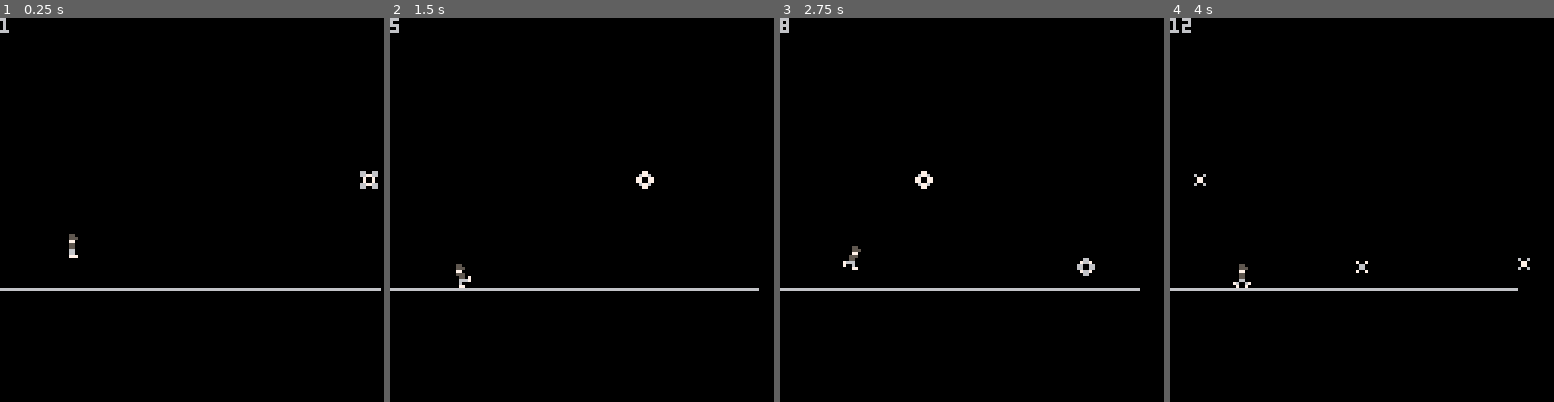
Above: before the commit, frames 1-4 (left to right).
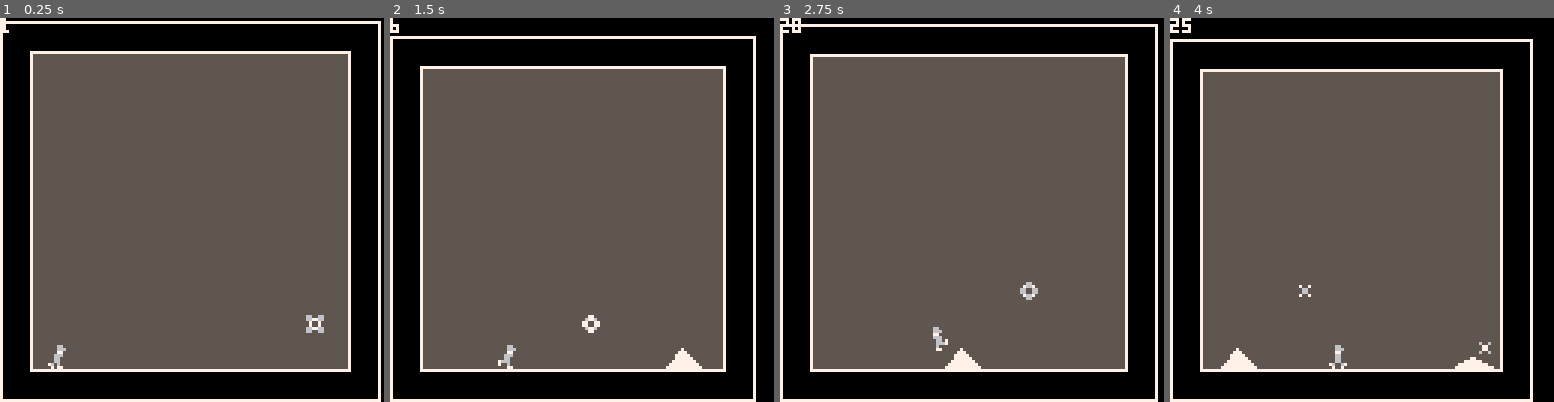
Above: after the commit, the same moments.

Repository: oct2pus/Cubed
Game: PICO-8 cartridge leapoffaith.p8
Two runs of this game, one before a commit and one after it. Both use one fixed random seed, a clock stepped at 60 frames per second and the inputs below.
Inputs:
- Up to frame 1 (0.25 s): no input
- Up to frame 2 (1.5 s): tap O (Z key) at 0.7 s
- Up to frame 3 (2.75 s): tap O (Z key) at 1.7, 2.1, 2.5 s
- Up to frame 4 (4 s): tap O (Z key) at 2.9, 3.3, 3.7 s

The runs differ from the first frame. In frame 1, 73% of the frame differs, in the area x 0-100%, y 0-100%; in frame 2, 67%; in frame 3, 72%; in frame 4, 65%.

Commit message:
spikes, they sure exist

Diff:
--- a/leapoffaith.p8
+++ b/leapoffaith.p8
@@ -2,9 +2,24 @@
 version 16
 __lua__
 function _init()
+	back = {}     // i decided this would be way less confusing
+		back.x = 0   // if i just like, retroactively add a wall behind you
+		back.y = 117 // but didnt call it 'screen.x2' or try and rename all screen.x)
+	screen = {}
+		screen.x = 117
+		screen.y = 0
+	floor = {}
+		floor.y = 117
+	z = {}
+		z.frame = 0
+		z.speed = -4
+		z.decay = 0
+	x = {}
+		x.frame = 0
+  result = false
 	player = {}
-		player.x = 20
-		player.y = 70
+		player.x = 10
+		player.y = 110
 		player.x_speed = 0
 		player.y_speed = 0
 		player.x_velocity = 0
@@ -12,22 +27,11 @@
 		player.sprite = 1
 		player.sprite_max = 7
 		player.sprite_min = 4
-    player.aligned = 20
+    player.aligned = screen.x-60
     player.floored = false
 	counter = 0
-	screen = {}
-		screen.x = 127
-		screen.y = 127
-	floor = {}
-		floor.y = 90
-	z = {}
-		z.frame = 0
-		z.speed = -4
-		z.decay = 0
-	x = {}
-		x.frame = 0
-  result = false
  orbs = {}
+	spikes = {}
  score = 0
 end
 
@@ -39,13 +43,52 @@
  gravity_player()
  create_orbs()
  move_orbs()
+ create_spikes()
+ move_spikes()
+ collide_spikes_player()
  collide_orbs_player()
  shrink_screen()
 end
 
+function create_spikes()
+	// orbs contents
+	// 1 left x value
+	//	2 left y value
+	// 3 middle x value
+	// 4 middle y value
+	// 5 right x value
+	// 6 right y value
+	local x2, x3, y2
+	x2 = (screen.x-1)+(rnd(6)+2)
+	x3 = x2+(rnd(6)+2)
+	y2 = (floor.y-1)-(rnd(6)+1)
+	if counter % 80 == 25 then
+		add(spikes, {screen.x-1, floor.y-1, x2, y2, x3, floor.y-1})
+	end
+end
+
+function move_spikes()
+	for spike in all(spikes) do
+		if spike[5] < back.x+11 then
+			del(spikes, spike)
+		else
+			spike[1] -= 1
+			spike[3] -= 1
+			spike[5] -= 1
+		end
+	end
+end
+
+function collide_spikes_player()
+end
+
 function shrink_screen()
-	if counter % 10 == 4 then
+	if counter % 8 == 4 then
 	 screen.x -= 1
+	 screen.y += 1
+	 if player.aligned > 10 then
+	 	player.aligned = screen.x-60
+	 end
 	 score += 1
 	end
 end
@@ -58,13 +101,13 @@
 	// 4 x
 	// 5 y
 	if counter % 60 == 0 then
-		add(orbs, {16, 16, 23, screen.x, rnd(40)+42})
+		add(orbs, {16, 16, 23, screen.x-8, rnd(30)+80})
 	end
 end
 
 function move_orbs()
 	for orb in all(orbs) do
-		if orb[4] < 0 then
+		if orb[4] < back.x+10 then
 			del(orbs, orb)
 		else
 			orb[4] -= 1
@@ -79,11 +122,14 @@
 		if collision(hitbox, hitorb) then
 			del(orbs, orb)
 			score += 10
-		 if screen.x > 98 then
-		 	screen.x = 127
+		 if screen.x > 88 then
+		 	screen.x = 117
+		 	screen.y = 0
 		 else
 		 	screen.x += 30
+		 	screen.y -= 30
 		 end
+		 player.aligned = screen.x-60
 		end
 	end
 end
@@ -110,10 +156,12 @@
 function move_player()
 	// align player with 'middle'
 	if player.y == floor.y-8 and player.x != player.aligned then
-		if player.x > player.aligned then
-			player.x_speed = -1
-		else
-			player.x_speed = 1
+		if counter % 3 == 0 then
+			if player.x > player.aligned then
+				player.x_speed = -1
+			else
+				player.x_speed = 1
+			end
 		end
 	else
 		player.x_speed = 0
@@ -143,15 +191,59 @@
 	end
 end
 
+//
 // visuals
+//
 
 function _draw()
 	counter += 1
 	cls()
-	draw_player()
+	draw_sky()
 	draw_floor()
 	draw_orbs()
+	draw_spikes()
+	draw_player()
 	draw_debug()
+end
+
+function draw_spikes()
+	local y = 0
+	for spike in all(spikes) do
+		y = spike[4]
+		if spike[3] > screen.x then
+			repeat
+				line(spike[1], spike[2], screen.x-1, y)
+				y += 1
+			until y >	floor.y
+		elseif spike[5] > screen.x then
+			repeat
+			 line(spike[1], spike[2], spike[3], y)
+			 line(spike[3], y, screen.x-1, spike[6])
+			 y += 1
+		 until y > floor.y
+		elseif spike[1] < back.x+10 and spike[3] > back.x+10 then
+		 repeat
+			 line(back.x+11, spike[2], spike[3], y)
+			 line(spike[3], y, spike[5], spike[6])
+		  y += 1
+			until y > floor.y
+		elseif spike[3] < back.x+10 and spike[5] > back.x+10 then
+			repeat
+				line(back.x+11, y, spike[5], spike[6])
+			 y += 1
+			until y > floor.y
+		else
+	  repeat
+			 line(spike[1], spike[2], spike[3], y)
+			 line(spike[3], y, spike[5], spike[6])
+			 y += 1
+			until y > floor.y
+		end
+	end
+end
+
+function draw_sky()
+	rectfill(back.x+11, screen.y+11, screen.x-1, floor.y-1, 5)
 end
 
 function draw_debug()
@@ -173,8 +265,20 @@
 end
 
 function draw_floor()
-	// literally draw the floor
-	line(0, floor.y, screen.x, floor.y)
+	// literally draw the floor and walls
+	color(7)
+	// left wall
+	line(back.x, back.y+10, back.x, screen.y)
+	line(back.x+10, back.y, back.x+10, screen.y+10)
+	// floor
+	line(back.x+10, floor.y, screen.x, floor.y)
+	line(back.x, floor.y+10, screen.x+10, floor.y+10)
+	// ceiling
+	line(back.x, screen.y, screen.x+10, screen.y)
+	line(back.x+10, screen.y+10, screen.x, screen.y+10)
+	// right wall
+	line(screen.x, floor.y, screen.x, screen.y+10)
+	line(screen.x+10, floor.y+10, screen.x+10, screen.y)
 end
 
 function draw_orbs()
Not shown, changed: 36 lines of the sprite sheet (__gfx__) section of leapoffaith.p8
